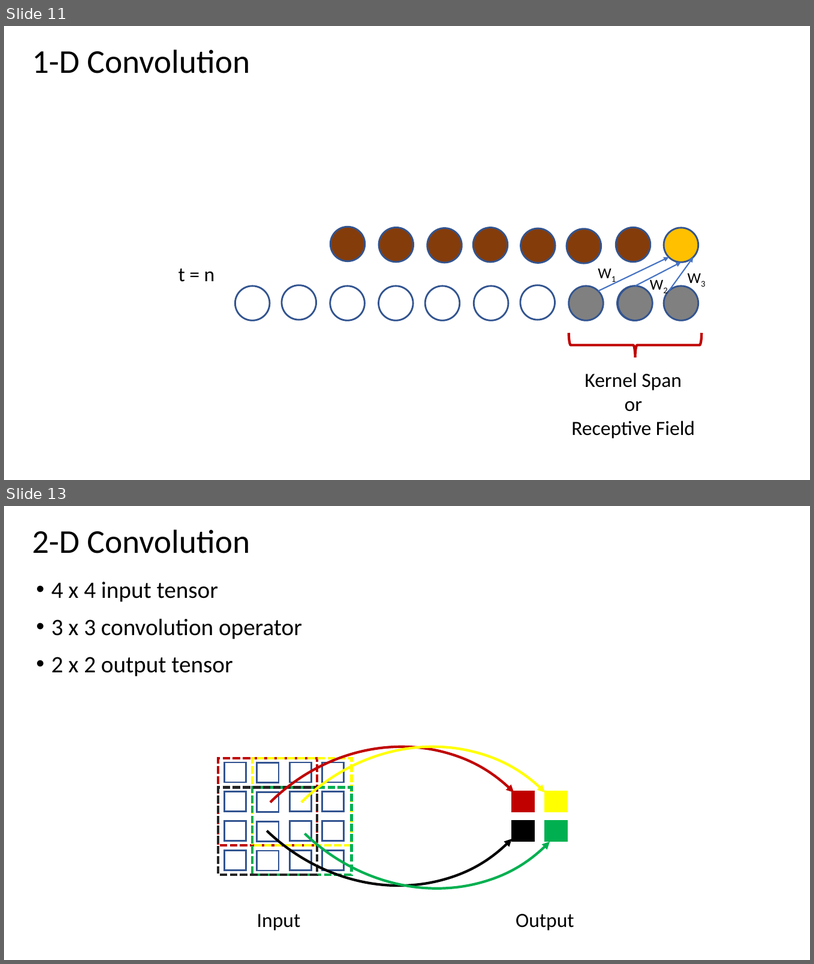
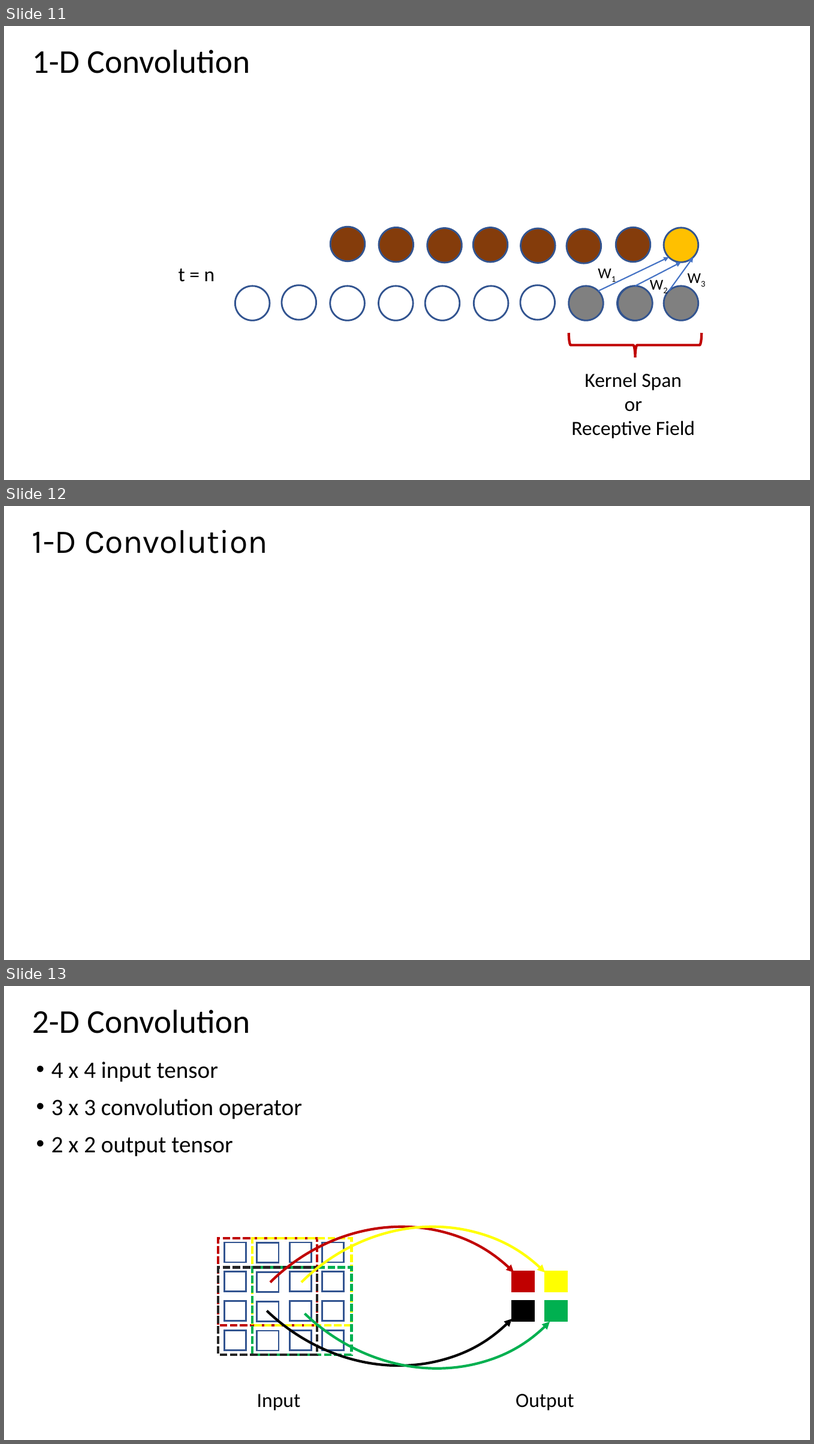
Before and after one commit to StephenElston/CSCI-E25, a slide deck: Slides/2_ConvolutionFilterig.pptx. Shown one above the other, each under a label of ours: slides 11 and 13 before the commit, slides 11, 12 and 13 after it; the slides between them are not shown. The pictures are 814x964 and 814x1444 pixels, drawn with LibreOffice and Linux fonts; fonts in the diff are those of the drawing; grey boxes stand for pictures. Boxes give left, top, right and bottom in pixels: in the first picture for what was removed or moved away, otherwise in the second. Text is boxed around its words. In the diff, an @@ line names an element or a change of style, - is before the commit and + after.

```diff
--- a/Slides/2_ConvolutionFilterig.pptx
+++ b/Slides/2_ConvolutionFilterig.pptx
@@ slide 12 added at (x1=4, y1=506, x2=810, y2=960), background #FFFFFF @@
@@ title added at (x1=32, y1=530, x2=268, y2=553), 39.6 pt, text #000000 @@
+1-D Convolution
```
Also in this commit, not shown: 1 slide removed.
